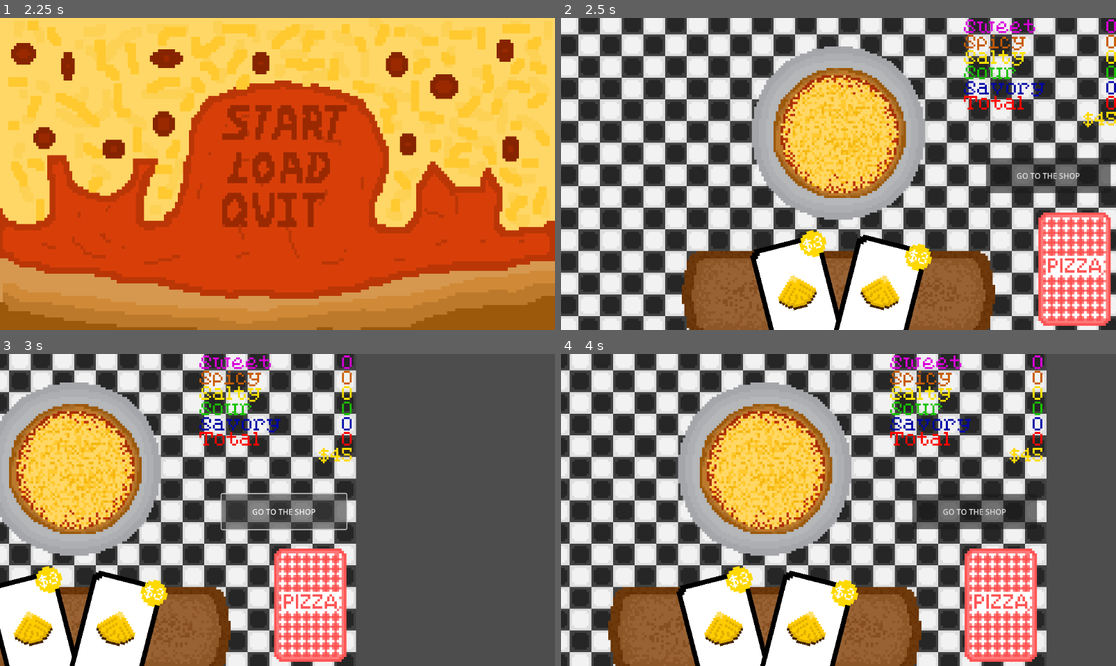
Above: before the commit, frames 1-4 (two rows, left to right).
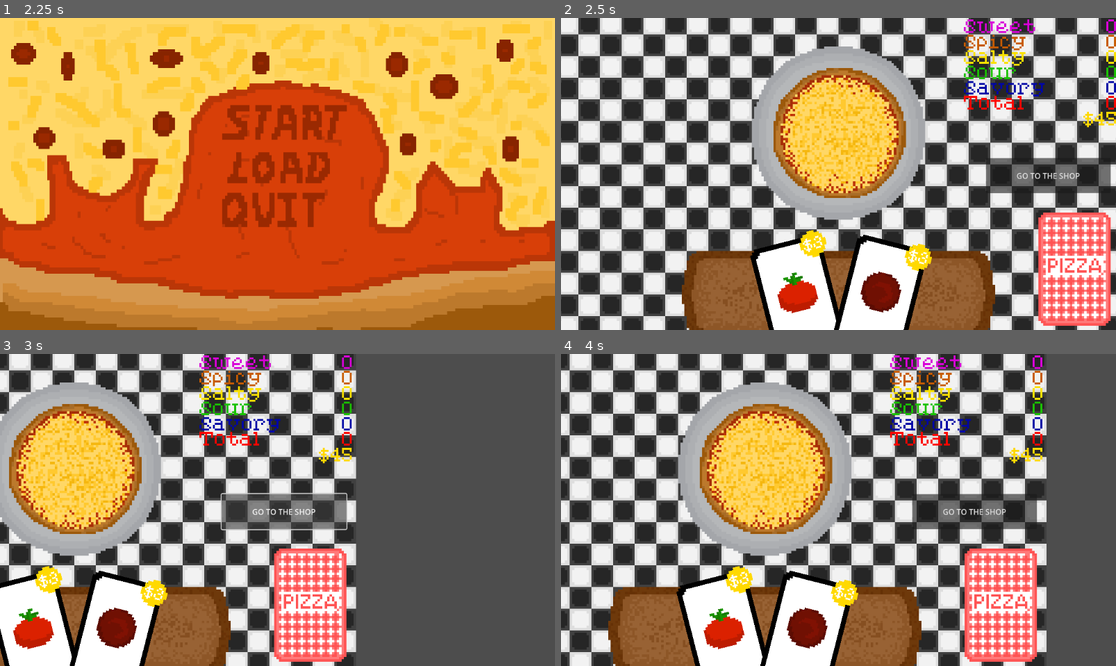
Above: after the commit, the same moments.

Repository: bstrong5923/Pizzatro
Game: Godot game, scene res://Scenes/title_screen.tscn
Same seed, same stepped clock (60 frames per second), same inputs: the game is played once before the commit and once after it.
Inputs (mouse positions are in pixels of both pictures, inside the frame that each line leads up to):
- Up to frame 1 (2.25 s): tap Enter at 0.5, 2 s; move the mouse to (399, 158) at 0.52 s; click (399, 158) at 0.67 s; tap Space at 1.25 s; move the mouse to (166, 189) at 1.27 s; click (166, 189) at 1.42 s; move the mouse to (333, 105) at 2.02 s; click (333, 105) at 2.17 s
- Up to frame 2 (2.5 s): no input
- Up to frame 3 (3 s): click "GO TO THE SHOP" at 2.75 s
- Up to frame 4 (4 s): click "GO TO THE GAME" at 3.5 s

Frame 1 is identical in both runs. In frame 2, 1.3% of the frame differs, in the area x 38-62%, y 81-95%; in frame 3, 1.3%; in frame 4, 1.3%, in the area x 25-49%, y 81-95%.

Commit message:
created new_round(), changed card_function and deck.gd

Diff:
--- a/Scenes/deck.gd
+++ b/Scenes/deck.gd
@@ -11,7 +11,7 @@
 func fill_initial_deck(): # ONLY CALLED ONCE at beginning of a run (to fill the default deck)
 	deck = []
 	for ingredient in range(0,6):
-		for x in range(0,2):
+		for x in range(0,4):
 			deck.push_back(ingredient)
 
 func fill_deck_remaining(): # called at beginning of each round
@@ -25,13 +25,14 @@
 	fix_hand()
 
 func draw_card():
-	var instance = card.instantiate()
-	instance.set_ingredient(pick_card())
-	instance.position = Vector2(0, 39)
-	instance.change_scale(1)
-	add_child(instance)
-	hand.push_back(instance)
-	fix_hand()
+	if deck_remaining.size() > 0:
+		var instance = card.instantiate()
+		instance.set_ingredient(pick_card())
+		instance.position = Vector2(0, 39)
+		instance.change_scale(1)
+		add_child(instance)
+		hand.push_back(instance)
+		fix_hand()
 
 func pick_card():
 	var card_drawn = deck_remaining[randi_range(0, deck_remaining.size() - 1)]
